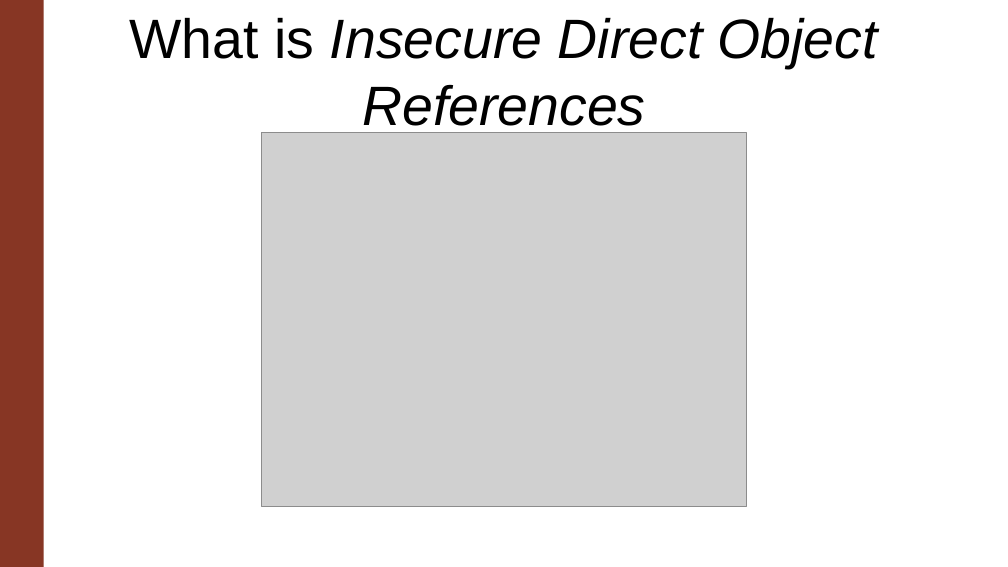
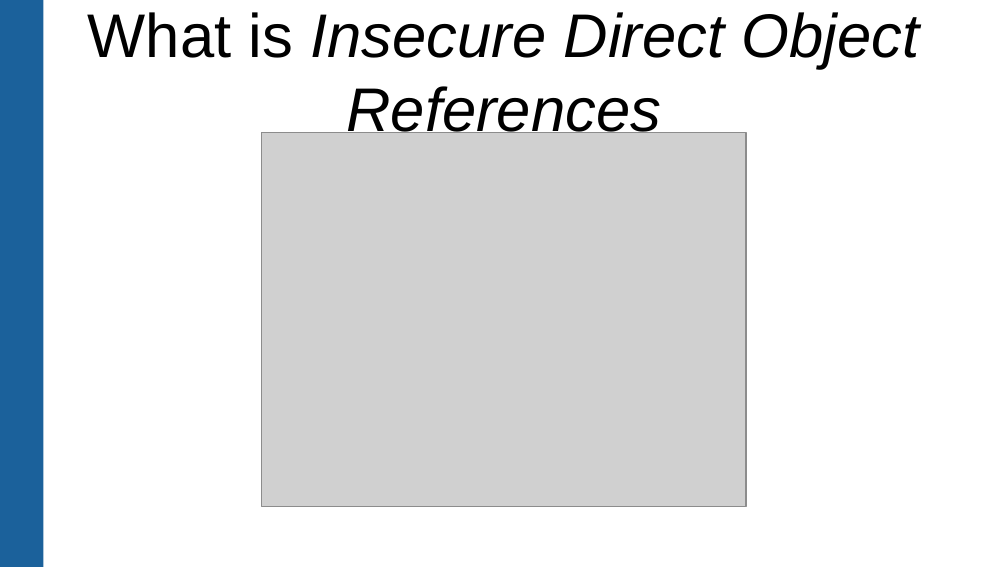
Before and after one commit to patrickgue/bbw, a slide deck: slide 3 of m183/Insecure Direct Object References.pptx. Drawn at 1008x567 pixels with LibreOffice and Linux fonts; fonts in the diff are those of the drawing; grey boxes stand for pictures. Boxes give left, top, right and bottom in pixels: in the first picture for what was removed or moved away, otherwise in the second. Text is boxed around its words. In the diff, an @@ line names an element or a change of style, - is before the commit and + after.

```diff
--- a/m183/Insecure Direct Object References.pptx
+++ b/m183/Insecure Direct Object References.pptx
@@ rectangle at bbox=[0, 0, 43, 566]: fill #873624 to #1B619B @@
@@ text "What is Insecure Direct Object ..." at bbox=[88, 12, 919, 143]: size 39.6 to 44 pt @@
```
Also in this commit, not shown: 6 other slides changed, 5 other files.
